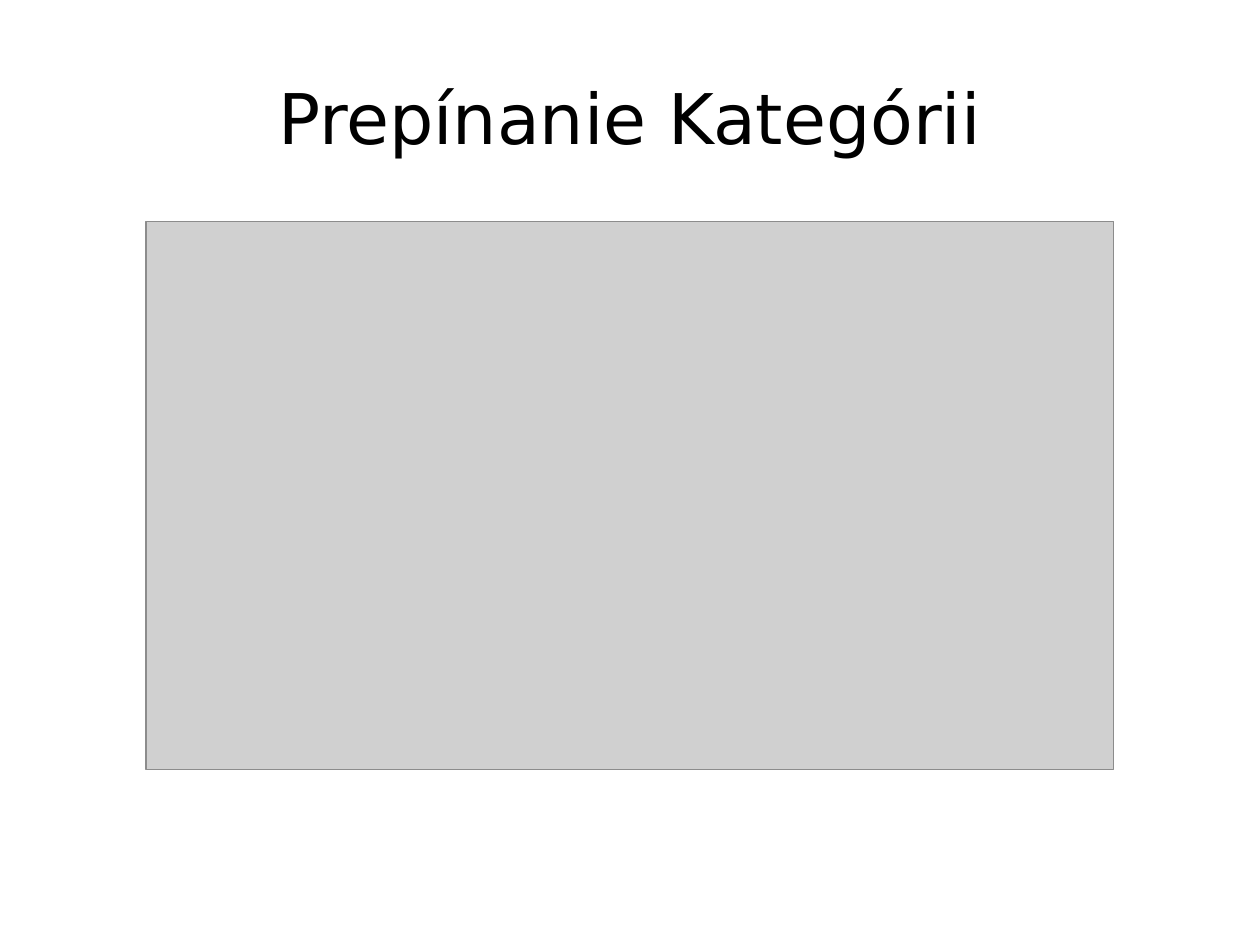
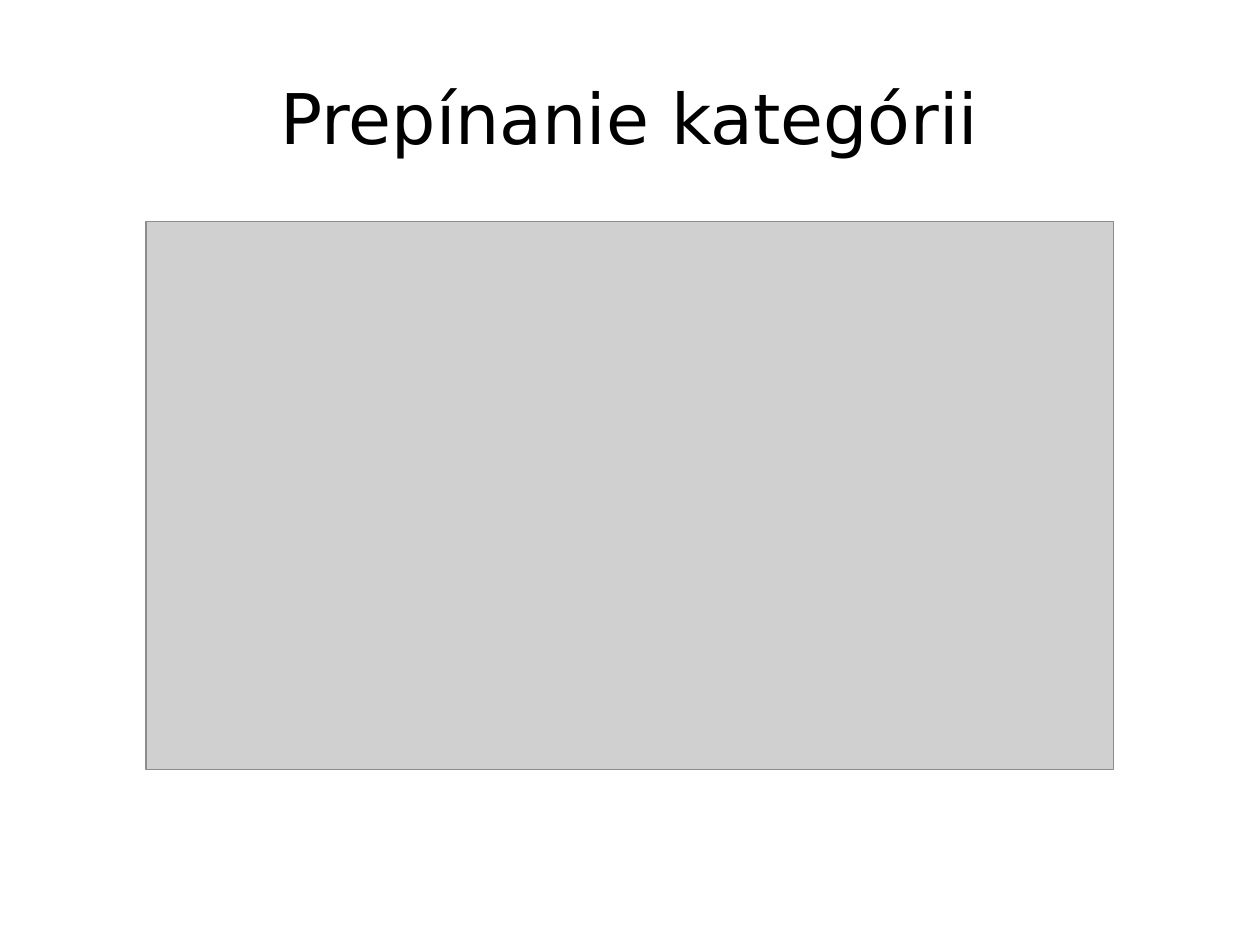
Before and after one commit to pestanko/PB138---Kartoteka, a slide deck: slide 11 of doc/presentation/Prezentacia.odp. Drawn at 1260x945 pixels with LibreOffice and Linux fonts; fonts in the diff are those of the drawing; grey boxes stand for pictures. Boxes give left, top, right and bottom in pixels: in the first picture for what was removed or moved away, otherwise in the second. Text is boxed around its words. In the diff, an @@ line names an element or a change of style, - is before the commit and + after.

```diff
--- a/doc/presentation/Prezentacia.odp
+++ b/doc/presentation/Prezentacia.odp
@@ title at [281, 88, 978, 159]: text changed @@
-Prepínanie Kategórii
+Prepínanie kategórii
```
Also in this commit, not shown: 8 other slides changed.
